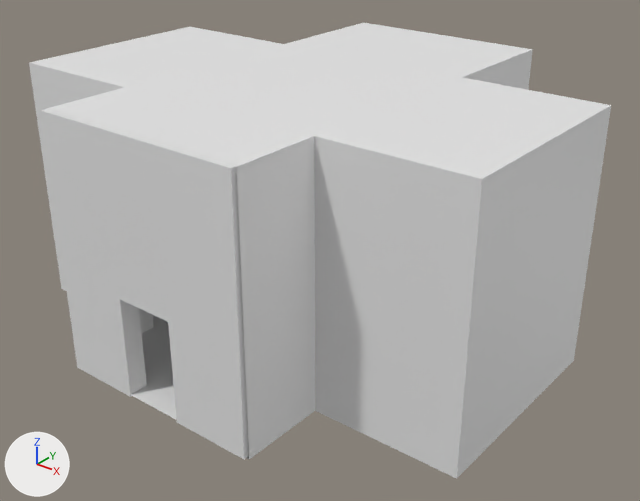
Two versions of the FBX model Miralls_de_Pedra/Content/ASSETS/Maps/LVL1/Interior_Campanar/Interior campanar.fbx, one commit apart.
One viewpoint serves both versions: a 50 mm lens placed at (149.7, -81.8, 61.5), pointed at (85.1, -1.1, 11.4). Lighting does not change. The marker at lower left points along +X, +Y and +Z.
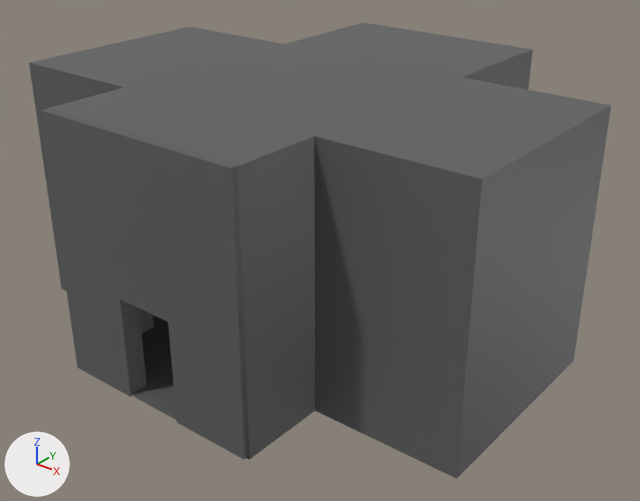
Where the change shows, as pixel boxes [x1, y1, x2, y2] in the pictures (640 x 501 px):
'Cube.042', recoloured (white to grey)
    both: [29, 23, 611, 479]
'Cube.041', recoloured
    both: [41, 109, 249, 460]

The change, as a diff of the scene's bpy script:
```diff
--- a/Miralls_de_Pedra/Content/ASSETS/Maps/LVL1/Interior_Campanar/Interior campanar.fbx.py
+++ b/Miralls_de_Pedra/Content/ASSETS/Maps/LVL1/Interior_Campanar/Interior campanar.fbx.py
@@ mat_materialbuilding @@
+mat_materialbuilding = principled_material('MaterialBuilding')
+mat_materialbuilding.base_color = (0.111, 0.111, 0.111)  # dark grey #5e5e5e
@@ me_cube_035 @@
 me_cube_035.from_pydata(...)  # 48 vertices, 26 faces; spans x -32.8..32.8, y -26.9..31.6, z -16.4..16.4
+me_cube_035.materials.append(mat_materialbuilding)  # dark grey #5e5e5e
@@ me_cube_033 @@
 me_cube_033.from_pydata(...)  # 16 vertices, 10 faces; spans x -13.9..14.1, y -1.2..1.2, z -11.4..21.2
+me_cube_033.materials.append(mat_materialbuilding)  # dark grey #5e5e5e
```
